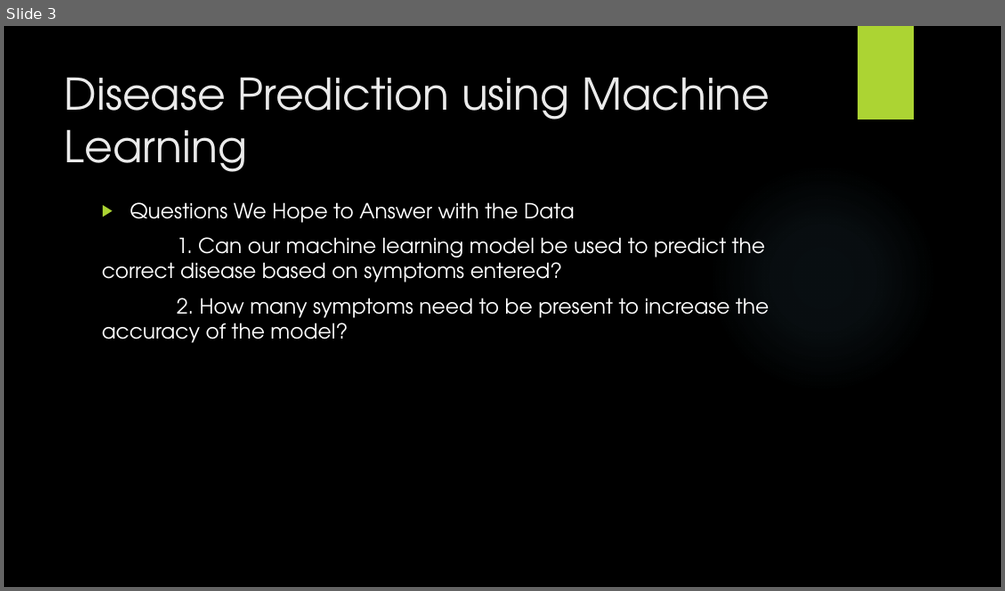
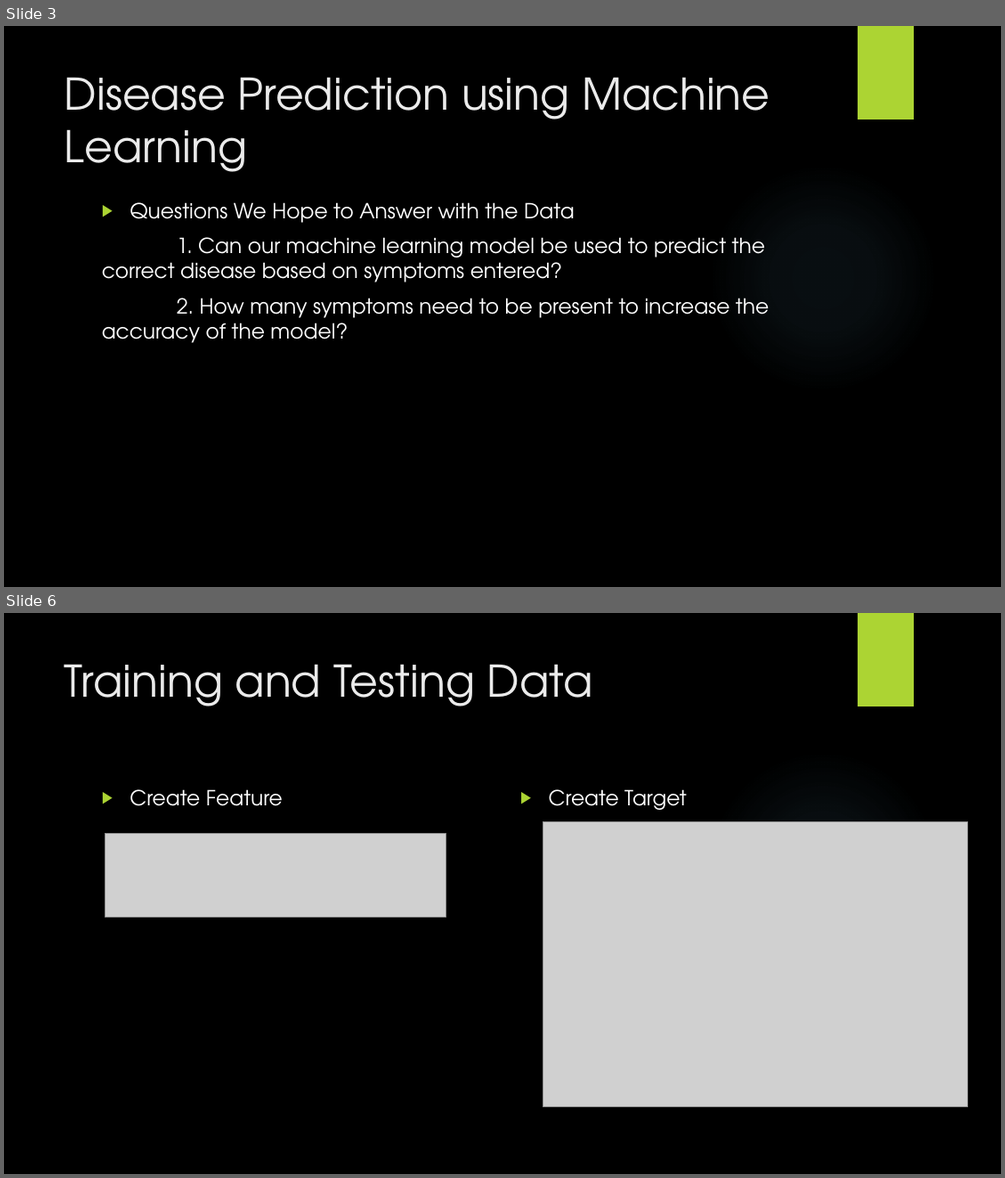
Before and after one commit to johnsetzer3/Disease_Prediction, a slide deck: Team_Code Blue Final Project.pptx. Shown one above the other, each under a label of ours: slide 3 before the commit, slides 3 and 6 after it; the slides between them are not shown. The pictures are 1005x591 and 1005x1178 pixels, drawn with LibreOffice and Linux fonts; fonts in the diff are those of the drawing; grey boxes stand for pictures; background and template pictures are left out. Boxes give left, top, right and bottom in pixels: in the first picture for what was removed or moved away, otherwise in the second. Text is boxed around its words. In the diff, an @@ line names an element or a change of style, - is before the commit and + after.

```diff
--- a/Team_Code Blue Final Project.pptx
+++ b/Team_Code Blue Final Project.pptx
@@ slide 6 added at [4, 613, 1001, 1174], background picture (left out); not listed: 2 template elements that a slide beside it also shows @@
@@ title added at [65, 664, 593, 706], 42 pt, text #EBEBEB @@
+Training and Testing Data
@@ text added at [129, 789, 283, 806], 20 pt, text #FFFFFF @@
+▶ Create Feature
@@ text added at [549, 789, 687, 810], 20 pt, text #FFFFFF @@
+▶ Create Target
@@ picture added at [543, 821, 968, 1107] @@
@@ picture added at [105, 834, 446, 916] @@
```
Also in this commit, not shown: 3 slides changed, 8 other slides added, 1 other file.
